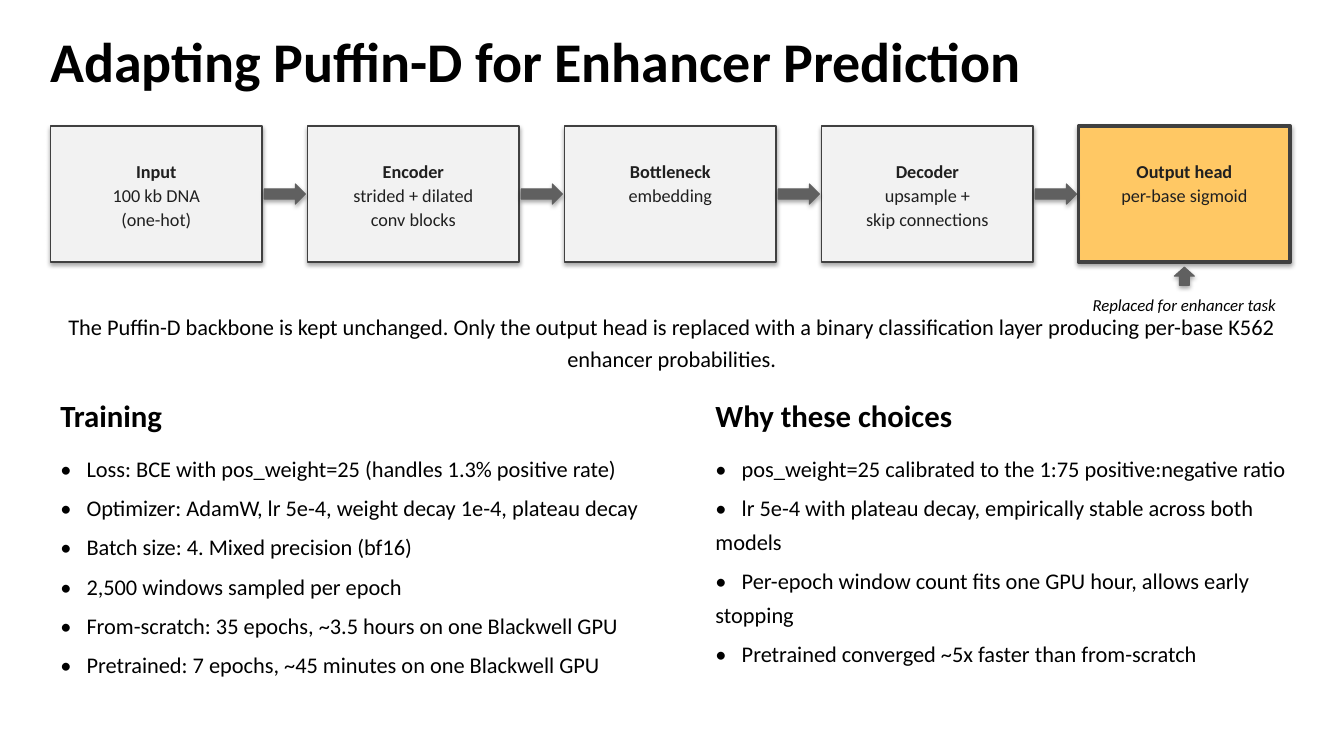
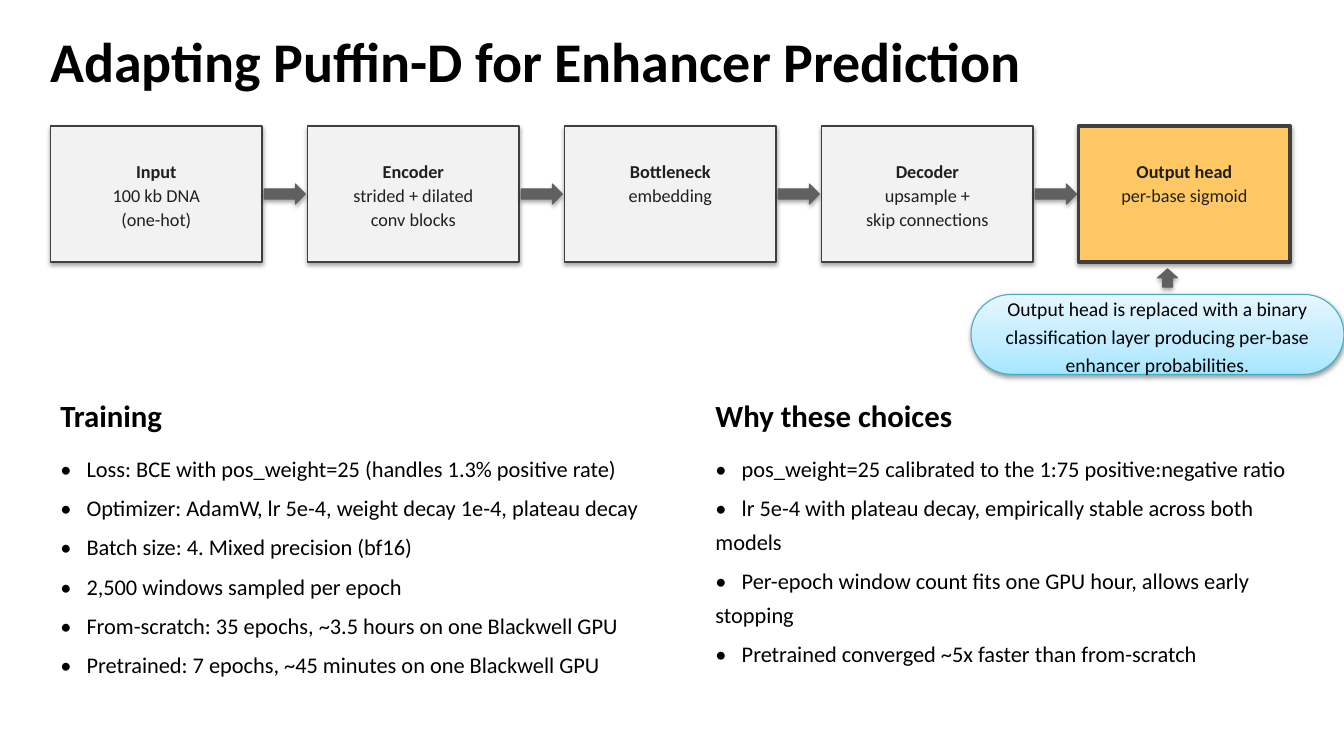
Before and after one commit to hahu1013/enhancer_prediction_k562, a slide deck: slide 5 of slides/K562_enhancer_prediction.pptx. Drawn at 1344x756 pixels with LibreOffice and Linux fonts; fonts in the diff are those of the drawing. Boxes give left, top, right and bottom in pixels: in the first picture for what was removed or moved away, otherwise in the second. Text is boxed around its words. In the diff, an @@ line names an element or a change of style, - is before the commit and + after.

```diff
--- a/slides/K562_enhancer_prediction.pptx
+++ b/slides/K562_enhancer_prediction.pptx
@@ up arrow: place and size @@
-up arrow at [1175, 267, 1195, 285]
+up arrow at [1157, 269, 1178, 287]
@@ rounded rectangle "Output head is replaced with ...": place and size @@
-rounded rectangle "Output head is replaced with ..." at [68, 319, 1274, 371]
+rounded rectangle "Output head is replaced with ..." at [971, 294, 1344, 374]
@@ rounded rectangle "Output head is replaced with ..." at [971, 294, 1344, 374]: vertical alignment top to middle; fill none to gradient #A7E6FF to #C1EDFF to #E7F8FF; outline none to #46AAC5 0.75 pt; shadow on @@
@@ text removed at [1093, 299, 1276, 314] @@
-Replaced for enhancer task
@@ text in rounded rectangle at [1006, 302, 1308, 378]: text changed; size 16 to 14 pt @@
-The Puffin-D backbone is kept unchanged. Only the output head is replaced with a binary classification layer producing per-base K562 enhancer probabilities.
+Output head is replaced with a binary classification layer producing per-base enhancer probabilities.
```
Also in this commit, not shown: 10 other slides changed.
